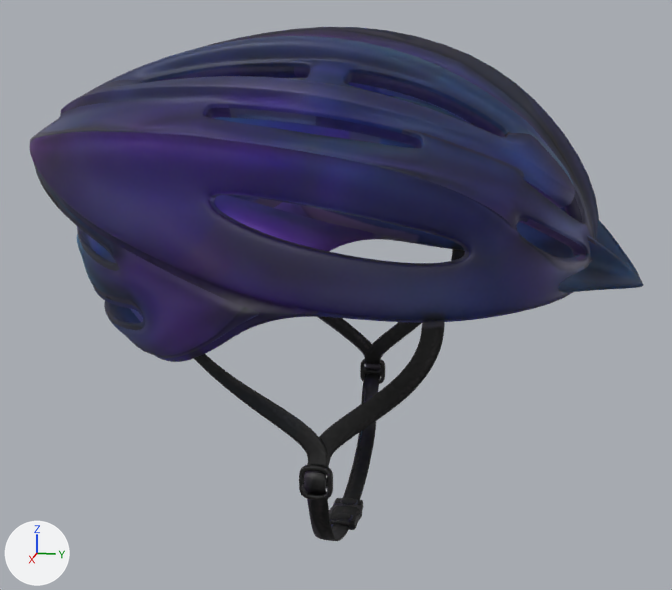
A saved change to the glTF model src/IndoorCycling.Game/Assets/Models/CyclingHelmetRigid.glb.
Camera for both pictures: a 50 mm camera at (0.427, 0.102, 0.058) aimed at (-0.002, 0.016, -0.05). Every picture has the same lights, and +X, +Y and +Z are marked at lower left. The older version comes first. Vertices at exactly the same position are counted once.

Objects in the first picture: 'OriginalSuppliedHelmet'.
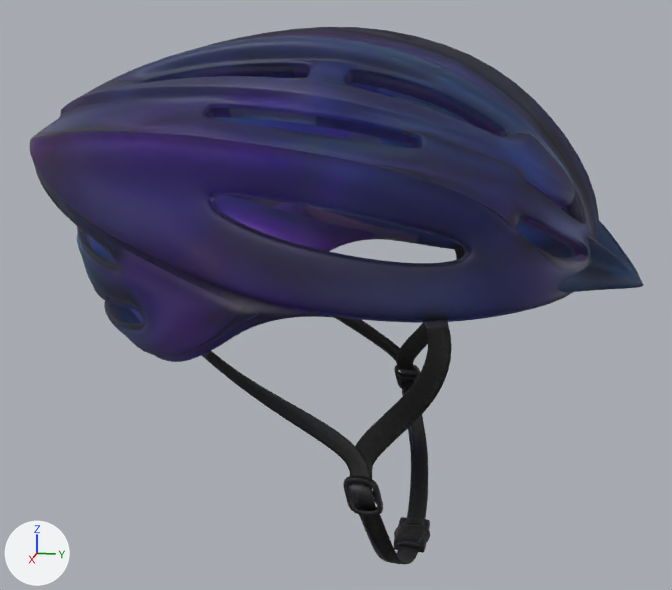
The newer file is also rescaled (x0.95), turned or shifted as a whole; pictures and numbers use the older file's frame.

Changed parts and their boxes (x1, y1, x2, y2) in the pictures (672 x 590 px; the box of a moved part takes in the faces that stretch with it):
'OriginalSuppliedHelmet', reshaped: before (29, 27, 643, 541); after (29, 27, 643, 564)
part 1 of me_sport_cycling_helmet_main, moved or reshaped: before (329, 498, 363, 530); after (394, 517, 430, 553)
part 2 of me_sport_cycling_helmet_main, moved or reshaped: before (343, 249, 465, 500); after (396, 250, 465, 519)
part 3 of me_sport_cycling_helmet_main, moved or reshaped: before (318, 317, 372, 358); after (336, 318, 400, 361)
part 4 of me_sport_cycling_helmet_main, moved or reshaped: before (304, 321, 445, 541); after (349, 320, 452, 564)
part 5 of me_sport_cycling_helmet_main, moved or reshaped: before (194, 354, 328, 466); after (202, 351, 371, 478)
part 6 of me_sport_cycling_helmet_main, moved or reshaped: before (299, 464, 333, 500); after (343, 476, 383, 516)
part 7 of me_sport_cycling_helmet_main, moved or reshaped: before (360, 359, 385, 384); after (394, 364, 420, 389)

Edits to the bpy script that builds the scene:
```text
Change me_sport_cycling_helmet_main:
    used by ob_originalsuppliedhelmet; location = (0.0, 0.0, 0.0)
    remove me_sport_cycling_helmet_main.from_pydata(...)  # 35632 vertices, 71068 faces; spans x -0.089..0.089, y -0.137..0.155, z -0.167..0.075
    add me_sport_cycling_helmet_main.from_pydata(...)  # 35632 vertices, 71068 faces; spans x -0.089..0.089, y -0.137..0.155, z -0.175..0.075
    me_sport_cycling_helmet_main part 1: the loose piece of 2658 vertices spanning x -0.014..0.012, y 0.013..0.03, z -0.167..-0.16 is moved by (0.0, 0.034, -0.008)
    me_sport_cycling_helmet_main part 2: the loose piece of 2128 vertices spanning x -0.078..-0.01, y 0.017..0.075, z -0.165..-0.035 is multiplied about its middle by the matrix ((1.051, 0.001, 0.03), (-0.005, 1.014, -0.271), (-0.022, -0.029, 1.072)), then moved by (0.0, 0.017, -0.004)
    me_sport_cycling_helmet_main part 3: the loose piece of 464 vertices spanning x -0.074..-0.069, y -0.033..0.028, z -0.105..-0.055 is multiplied about its middle by the matrix ((1.018, 0.001, 0.03), (-0.011, 1.015, -0.263), (0.023, 0.004, 1.054)), then moved by (-0.001, 0.012, -0.001)
    me_sport_cycling_helmet_main part 4: the loose piece of 2128 vertices spanning x 0.01..0.078, y 0.017..0.075, z -0.165..-0.035 is multiplied about its middle by the matrix ((1.051, -0.001, -0.03), (0.005, 1.014, -0.271), (0.022, -0.029, 1.072)), then moved by (0.0, 0.017, -0.004)
    me_sport_cycling_helmet_main part 5: the loose piece of 464 vertices spanning x 0.069..0.074, y -0.033..0.028, z -0.105..-0.055 is multiplied about its middle by the matrix ((1.018, -0.001, -0.03), (0.011, 1.015, -0.263), (-0.023, 0.004, 1.054)), then moved by (0.001, 0.012, -0.001)
    me_sport_cycling_helmet_main part 6: the loose piece of 878 vertices spanning x 0.073..0.076, y 0.016..0.03, z -0.119..-0.104 is multiplied about its middle by the matrix ((1.031, 0.0, -0.031), (0.0, 1.031, -0.268), (0.0, 0.0, 1.073)), then moved by (0.002, 0.02, -0.003)
    me_sport_cycling_helmet_main part 7: the loose piece of 878 vertices spanning x -0.076..-0.073, y 0.016..0.03, z -0.119..-0.104 is multiplied about its middle by the matrix ((1.031, 0.0, 0.031), (0.0, 1.031, -0.268), (0.0, 0.0, 1.073)), then moved by (-0.002, 0.02, -0.003)
```
